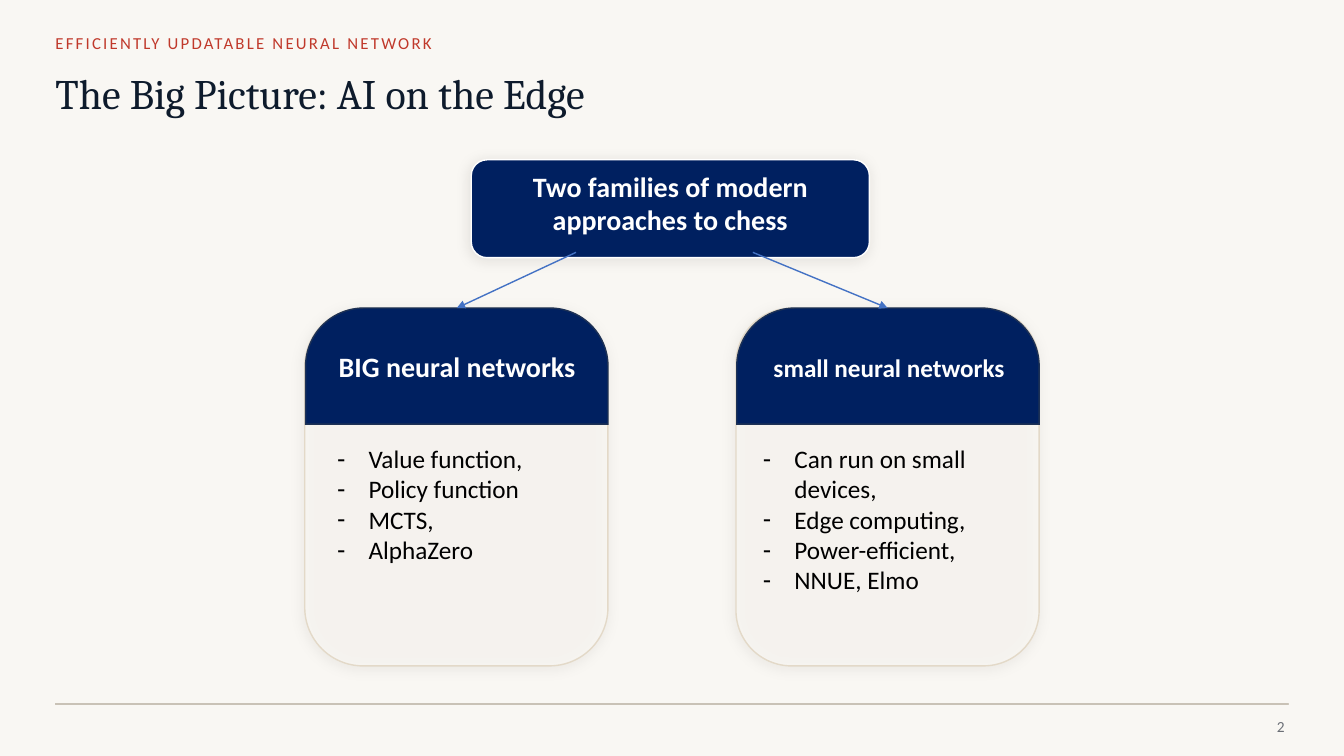
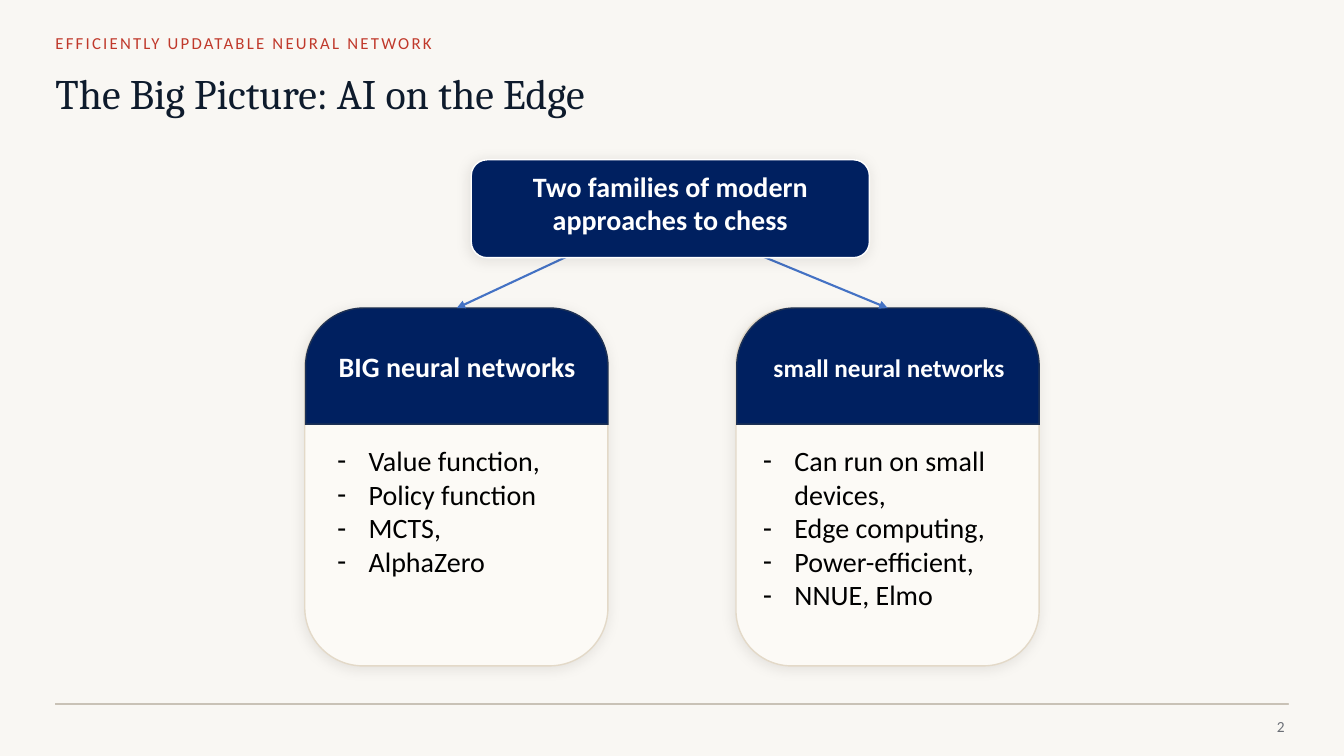
Before and after one commit to Omega97/masters-thesis-unsupervised-bucketing, a slide deck: slide 2 of Presentation/Chess_MoE_pre_defense.pptx. Drawn at 1344x756 pixels with LibreOffice and Linux fonts; fonts in the diff are those of the drawing; background and template pictures are left out. Boxes give left, top, right and bottom in pixels: in the first picture for what was removed or moved away, otherwise in the second. Text is boxed around its words. In the diff, an @@ line names an element or a change of style, - is before the commit and + after.

```diff
--- a/Presentation/Chess_MoE_pre_defense.pptx
+++ b/Presentation/Chess_MoE_pre_defense.pptx
@@ arrow (576, 252) - (457, 309): stroke #4472C4 1 pt to #4472C4 1.5 pt @@
@@ arrow (753, 252) - (888, 309): stroke #4472C4 1 pt to #4472C4 1.5 pt @@
@@ rounded rectangle at (x1=304, y1=309, x2=608, y2=666): fill #FCFAF6 at 60% opacity to #FCFAF6 @@
@@ rounded rectangle at (x1=736, y1=309, x2=1040, y2=666): fill #FCFAF6 at 60% opacity to #FCFAF6 @@
@@ text at (x1=369, y1=451, x2=540, y2=577): size 18 to 20 pt in "Value function,", "Policy function", "MCTS,", "AlphaZero" @@
@@ text at (x1=794, y1=451, x2=985, y2=609): size 18 to 20 pt in "Can run on small devices,", "Edge computing,", "Power-efficient,", "NNUE, Elmo" @@
```
Also in this commit, not shown: 7 other slides changed, 1 other file.
